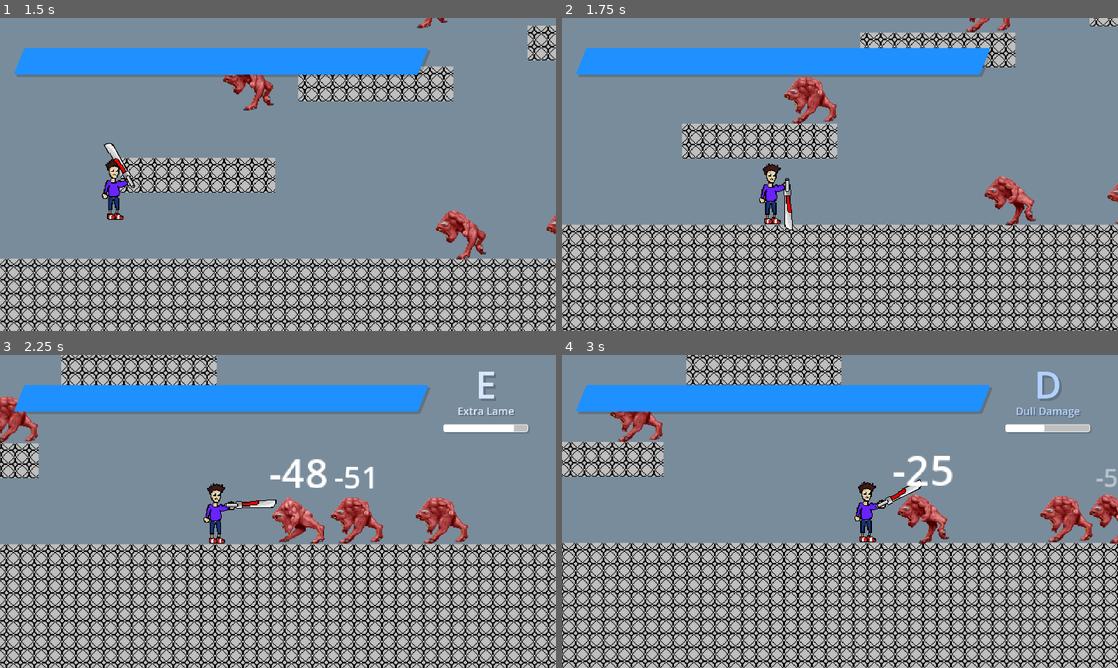
Above: before the commit, frames 1-4 (two rows, left to right).
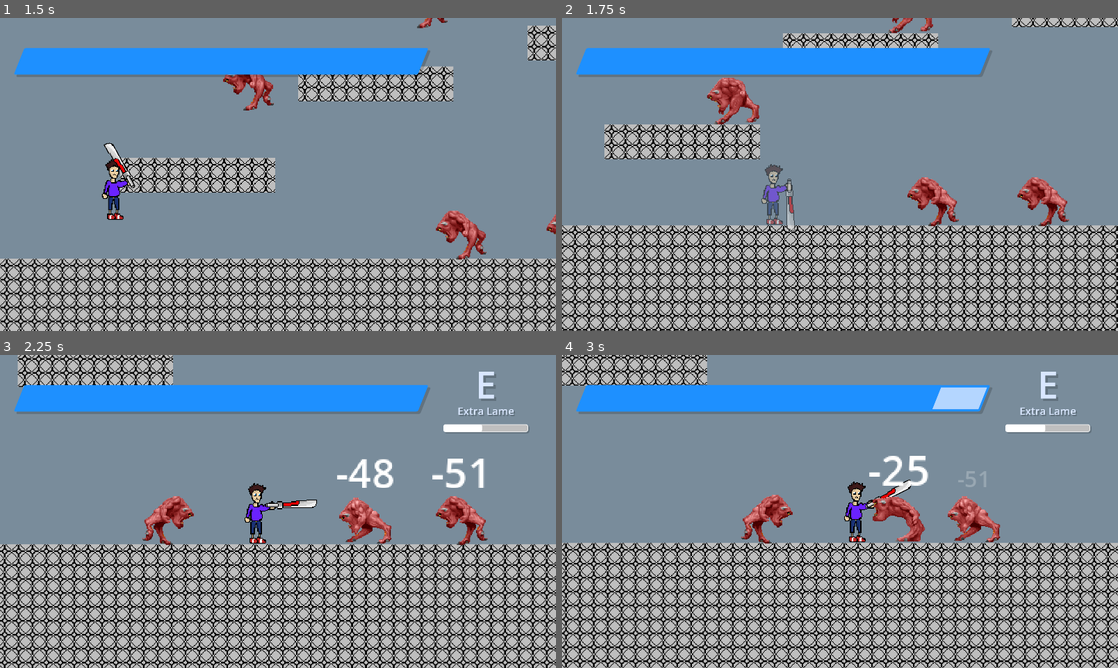
Above: after the commit, the same moments.

Repository: That1M8Head/Swordlink
Game: Godot game, scene res://intro.tscn
The game is run twice, just before and just after one commit, with the same random seed, the same clock (stepped at 60 frames per second) and the same inputs.
Inputs (mouse positions are in pixels of both pictures, inside the frame that each line leads up to):
- Up to frame 1 (1.5 s): tap Enter (MenuConfirm) at 0.5, 1.25 s; move the mouse to (400, 158) at 0.52 s; hold Shift (ModeShift) 0.53-1.28 s; hold D (MoveRight) from 0.53 s (still down); tap C (Evade) at 0.6 s; click (400, 158) at 0.67 s; tap Space (Jump) at 0.77 s; move the mouse to (166, 190) at 1.27 s; tap Shift (ModeShift) at 1.35 s; click (166, 190) at 1.42 s
- Up to frame 2 (1.75 s): keep holding D (MoveRight); tap Space (Jump) at 1.52 s; tap C (Evade) at 1.55 s
- Up to frame 3 (2.25 s): move the mouse to (333, 442) at 2.02 s; release D (MoveRight) at 2.03 s; hold A (MoveLeft) from 2.03 s (still down); hold X (AltAttack) from 2.03 s (still down); click (333, 442) at 2.17 s
- Up to frame 4 (3 s): tap Shift (ModeShift) at 2.3 s; move the mouse to (812, 574) at 2.77 s; release A (MoveLeft) at 2.78 s; release X (AltAttack) at 2.78 s; hold D (MoveRight) from 2.78 s (still down); click (812, 574) at 2.85 s

Frame 1 is identical in both runs. In frame 2, 32% of the frame differs, in the area x 0-100%, y 0-100%; in frame 3, 33%; in frame 4, 35%.

Commit message:
Implemented a proper evade
There's also now an Evade touch button, and the Evade command was added to the Command List.

Diff:
--- a/Scripts/HelpPopup.gd
+++ b/Scripts/HelpPopup.gd
@@ -45,7 +45,7 @@
 				shift_command = "M"
 				attack_command = "Sword"
 				special_command = "Thrust"
-				evade_command = "N/A"
+				evade_command = "Dash"
 				menu_command = "BACK"
 			else:
 				move_command = "←/→ or A/D"
--- a/Scripts/JoelMovements.gd
+++ b/Scripts/JoelMovements.gd
@@ -24,6 +24,8 @@
 
 @onready var hitbox = $SlashHitbox
 @onready var hitbox_left = $SlashHitbox2
+
+var dashing = false
 
 func _ready():
 	update_sword_position()
@@ -144,15 +146,16 @@
 	var blocking_attack = stinger or updraft
 	if not blocking_attack:
 		var direction = Input.get_axis("MoveLeft", "MoveRight")
-		if direction:
-			if Input.is_action_just_pressed("Evade"):
-				velocity.x += direction * move_speed
-				move_and_slide()
+		if direction and Input.is_action_just_pressed("Evade"):
+			dashing = true
+			modulate = Color(1, 1, 1, 0.5)
+			set_collision_mask_value(2, false)
+			velocity.x = direction * SPEED * 2.5
+		if direction and not dashing:
+			if is_on_floor():
+				velocity.x = direction * move_speed
 			else:
-				if is_on_floor():
-					velocity.x = direction * move_speed
-				else:
-					velocity.x += direction * move_speed * delta * 4
+				velocity.x += direction * move_speed * delta * 4
 			velocity.x = clamp(velocity.x, -move_speed, move_speed)
 		elif is_on_floor():
 			velocity.x = move_toward(velocity.x, 0, DECELERATION * delta)
@@ -199,6 +202,12 @@
 
 	move_and_slide()
 
+	if dashing:
+		await(get_tree().create_timer(0.5).timeout)
+		set_collision_mask_value(2, true)
+		modulate = "#ffffffff"
+		dashing = false
+
 func do_directed_sword_slash():
 	if $JoelSprite.flip_h:
 		do_sword_slash(true)
--- a/enemy_obj.tscn
+++ b/enemy_obj.tscn
@@ -89,6 +89,7 @@
 [node name="EnemyObj" type="Node2D"]
 
 [node name="Pinky" type="CharacterBody2D" parent="." groups=["Enemy"]]
+collision_layer = 2
 collision_mask = 2
 script = ExtResource("1_f0eab")
 
--- a/game.tscn
+++ b/game.tscn
@@ -6,6 +6,7 @@
 [ext_resource type="Texture2D" uid="uid://85utqxsiiilk" path="res://Sprites/joel.png" id="2_w7i37"]
 [ext_resource type="Script" path="res://Scripts/PositionTouchButtons.gd" id="3_md8pn"]
 [ext_resource type="Texture2D" uid="uid://bu6co4c1bjprt" path="res://Sprites/joelsword.png" id="4_bs3jm"]
+[ext_resource type="Texture2D" uid="uid://dpbj0mgksvfak" path="res://Textures/Touch Buttons/EvadeButton.png" id="6_sx16c"]
 [ext_resource type="Texture2D" uid="uid://blf0wdx7crwu4" path="res://Textures/Touch Buttons/UpButton.png" id="7_2ivfp"]
 [ext_resource type="Texture2D" uid="uid://dkhr1iil10l8q" path="res://Textures/Touch Buttons/MShiftButton.png" id="7_mqqeb"]
 [ext_resource type="PackedScene" uid="uid://b4aijab17wj50" path="res://enemy_obj.tscn" id="7_podgw"]
@@ -373,8 +374,8 @@
 action = "MoveRight"
 visibility_mode = 1
 
-[node name="ModeShift" type="TouchScreenButton" parent="CanvasLayer/TouchButtons/Left"]
-position = Vector2(0, -319)
+[node name="ModeShift" type="TouchScreenButton" parent="CanvasLayer/TouchButtons"]
+position = Vector2(70, 361)
 texture_normal = ExtResource("7_mqqeb")
 action = "ModeShift"
 visibility_mode = 1
@@ -392,6 +393,12 @@
 position = Vector2(-255, 0)
 texture_normal = ExtResource("8_61562")
 action = "Attack"
+visibility_mode = 1
+
+[node name="Evade" type="TouchScreenButton" parent="CanvasLayer/TouchButtons/Right"]
+position = Vector2(-575, -319)
+texture_normal = ExtResource("6_sx16c")
+action = "Evade"
 visibility_mode = 1
 
 [node name="AltAttack" type="TouchScreenButton" parent="CanvasLayer/TouchButtons/Right"]
@@ -458,6 +465,7 @@
 
 [node name="Coolissive" type="StaticBody2D" parent="Stage"]
 collision_layer = 3
+collision_mask = 3
 
 [node name="Floor" type="CollisionShape2D" parent="Stage/Coolissive"]
 position = Vector2(960, 10)
@@ -478,6 +486,7 @@
 
 [node name="Joel" type="CharacterBody2D" parent="." groups=["Player"]]
 position = Vector2(104, 715)
+collision_mask = 3
 script = ExtResource("2_klvbf")
 
 [node name="Camera" type="Camera2D" parent="Joel"]
@@ -522,6 +531,7 @@
 position = Vector2(-44, -743)
 rotation = -3.14159
 collision_layer = 4
+collision_mask = 3
 monitoring = false
 
 [node name="CollisionPolygon2D" type="CollisionPolygon2D" parent="Joel/UpdraftHitbox"]
@@ -532,6 +542,7 @@
 visible = false
 position = Vector2(-176, -717)
 collision_layer = 4
+collision_mask = 3
 monitoring = false
 
 [node name="CollisionPolygon2D" type="CollisionPolygon2D" parent="Joel/UpdraftHitbox2"]
@@ -542,6 +553,7 @@
 visible = false
 position = Vector2(-72, -2)
 collision_layer = 4
+collision_mask = 3
 monitoring = false
 
 [node name="CollisionPolygon2D" type="CollisionPolygon2D" parent="Joel/StingerHitbox"]
@@ -553,6 +565,7 @@
 position = Vector2(60, -28)
 rotation = -3.14159
 collision_layer = 4
+collision_mask = 3
 monitoring = false
 
 [node name="CollisionPolygon2D" type="CollisionPolygon2D" parent="Joel/StingerHitbox2"]
@@ -563,6 +576,7 @@
 visible = false
 position = Vector2(14, -9)
 collision_layer = 4
+collision_mask = 3
 monitoring = false
 
 [node name="CollisionPolygon2D" type="CollisionPolygon2D" parent="Joel/SlashHitbox"]
@@ -574,6 +588,7 @@
 position = Vector2(-21, -19)
 rotation = -3.14159
 collision_layer = 4
+collision_mask = 3
 monitoring = false
 
 [node name="CollisionPolygon2D" type="CollisionPolygon2D" parent="Joel/SlashHitbox2"]
@@ -585,6 +600,7 @@
 position = Vector2(-7, 2)
 rotation = 1.57079
 collision_layer = 4
+collision_mask = 3
 monitoring = false
 
 [node name="CollisionPolygon2D" type="CollisionPolygon2D" parent="Joel/DownslashHitbox"]
--- a/menu.tscn
+++ b/menu.tscn
@@ -59,7 +59,7 @@
 
 [sub_resource type="LabelSettings" id="LabelSettings_31mw7"]
 line_spacing = 0.0
-font_size = 33
+font_size = 30
 
 [node name="MainMenu" type="Control"]
 layout_mode = 3
@@ -227,15 +227,12 @@
 
 [node name="HBoxContainer" type="HBoxContainer" parent="HelpScreen"]
 layout_mode = 1
-anchors_preset = 8
-anchor_left = 0.5
-anchor_top = 0.5
-anchor_right = 0.5
-anchor_bottom = 0.5
-offset_left = -835.0
-offset_top = -456.0
-offset_right = 835.0
-offset_bottom = 456.0
+anchors_preset = 13
+anchor_left = 0.5
+anchor_right = 0.5
+anchor_bottom = 1.0
+offset_left = -915.0
+offset_right = 915.0
 grow_horizontal = 2
 grow_vertical = 2
 theme_override_constants/separation = 30
@@ -253,6 +250,7 @@
 Swordlink: Glitchfall Chronicles and its Public University Demo are game
 projects by Arsalan \"Velocity\" Kazmi, built atop the Godot Engine."
 label_settings = SubResource("LabelSettings_31mw7")
+vertical_alignment = 1
 autowrap_mode = 3
 
 [node name="Controls" type="Label" parent="HelpScreen/HBoxContainer"]
@@ -265,6 +263,9 @@
 Sword Combo
   - Input: {ATK}
   - Description: To attack, repeatedly press {ATK}. This combo is essentially infinite.
+Evade
+  - Input: {EVADE}
+  - Perform a dash that passes through enemies.
 Stinger
   - Input: {SHIFT} + {MOV} Forward + {ATK}
   - Easy Input: {MOV} + {SPEC}
@@ -278,6 +279,7 @@
   - Easy Input: In air, {SPEC}
   - Description: Thrust straight downwards with your sword. Useful for getting to the ground quickly."
 label_settings = SubResource("LabelSettings_31mw7")
+vertical_alignment = 1
 autowrap_mode = 3
 
 [node name="CloseButton" type="Button" parent="HelpScreen"]
--- a/platform.tscn
+++ b/platform.tscn
@@ -17,6 +17,7 @@
 
 [node name="Floor" type="StaticBody2D" parent="."]
 collision_layer = 3
+collision_mask = 3
 
 [node name="CollisionShape2D" type="CollisionShape2D" parent="Floor"]
 position = Vector2(89.5, 10)
Binary file added: Textures/Touch Buttons/EvadeButton.png
Not shown, added: Textures/Touch Buttons/EvadeButton.png.import
Not shown: 1 places in game.tscn that only renumber resources
